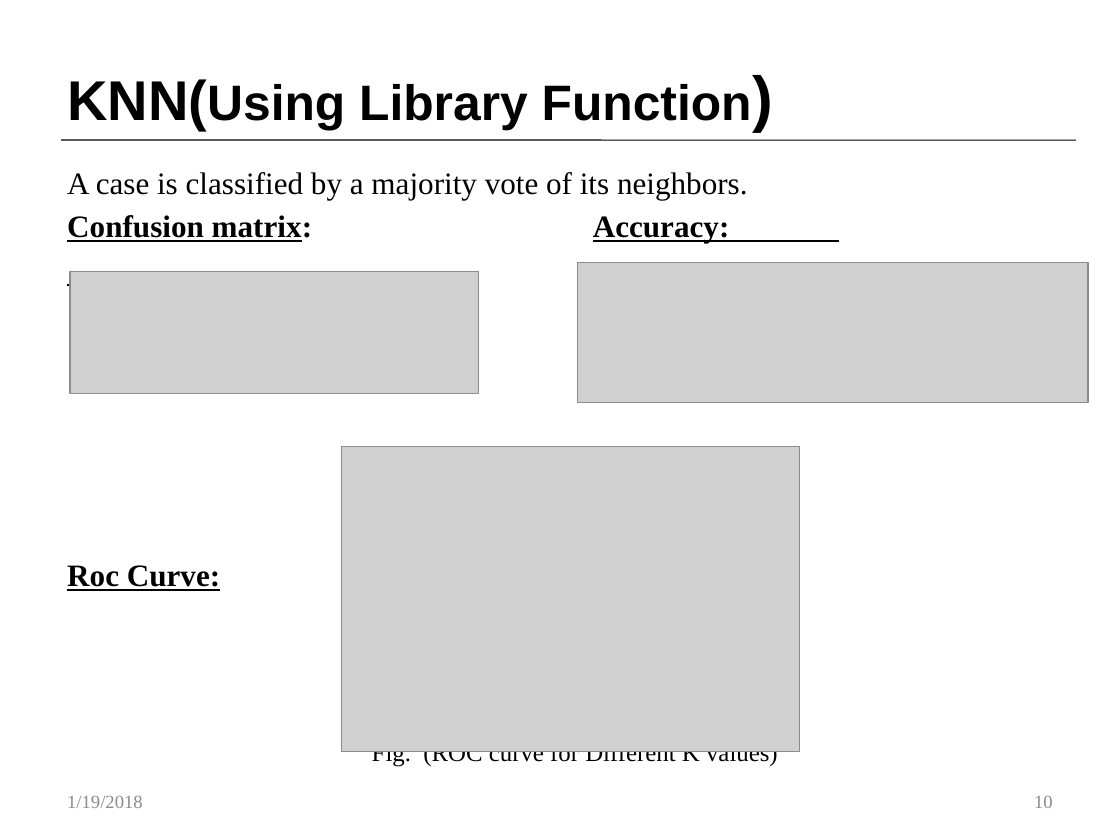
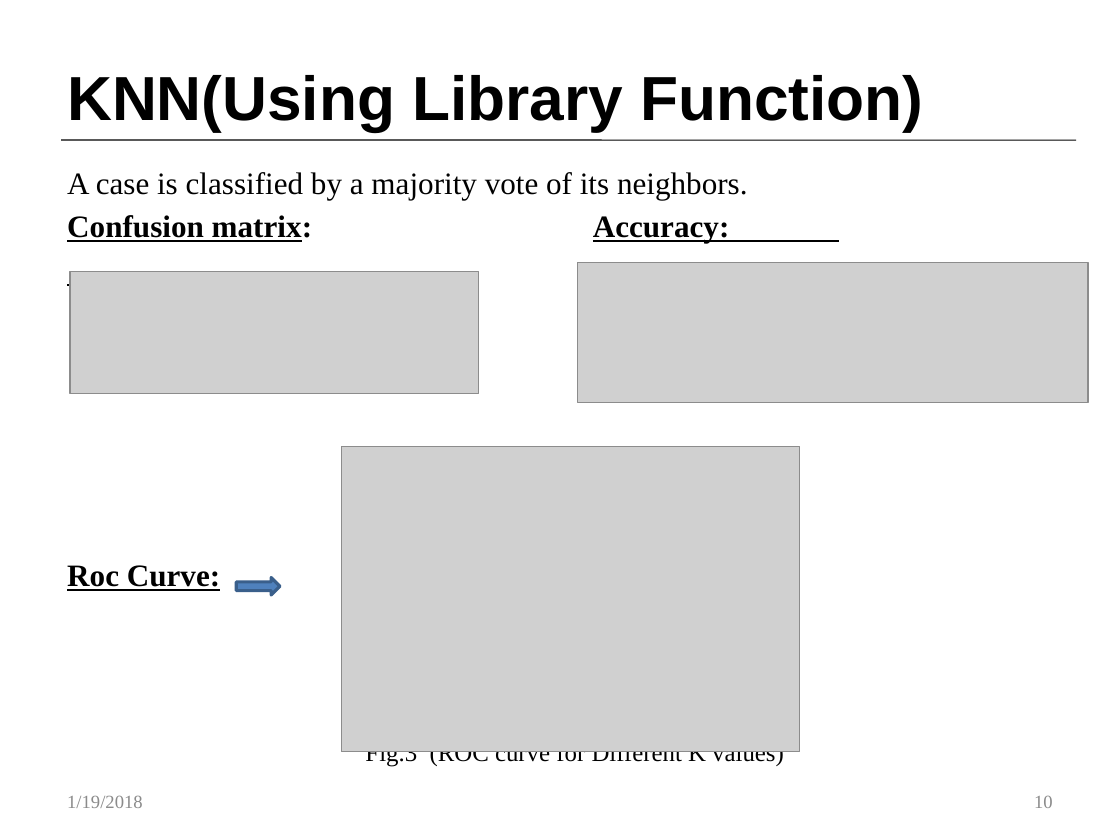
Before and after one commit to Customer-Churn-Prediction/Project-Machine-Learning, a slide deck: slide 10 of Customer Churn Prediction In Telecom Industry.pptx. Drawn at 1120x840 pixels with LibreOffice and Linux fonts; fonts in the diff are those of the drawing; grey boxes stand for pictures. Boxes give left, top, right and bottom in pixels: in the first picture for what was removed or moved away, otherwise in the second. Text is boxed around its words. In the diff, an @@ line names an element or a change of style, - is before the commit and + after.

```diff
--- a/Customer Churn Prediction In Telecom Industry.pptx
+++ b/Customer Churn Prediction In Telecom Industry.pptx
@@ title "KNN(Using Library Function)" at [67,75,923,131]: size 36 to 40 pt in "KNN(Using"; size 32 to 40 pt in "KNN(Using Library Function)" @@
@@ right arrow added at [236,578,280,596], fill #4F81BD, outline #3A5F8C 2 pt @@
@@ text at [365,751,784,768]: text changed @@
-Fig. (ROC curve for Different K values)
+Fig.3 (ROC curve for Different K values)
```
Also in this commit, not shown: 14 other slides changed.
